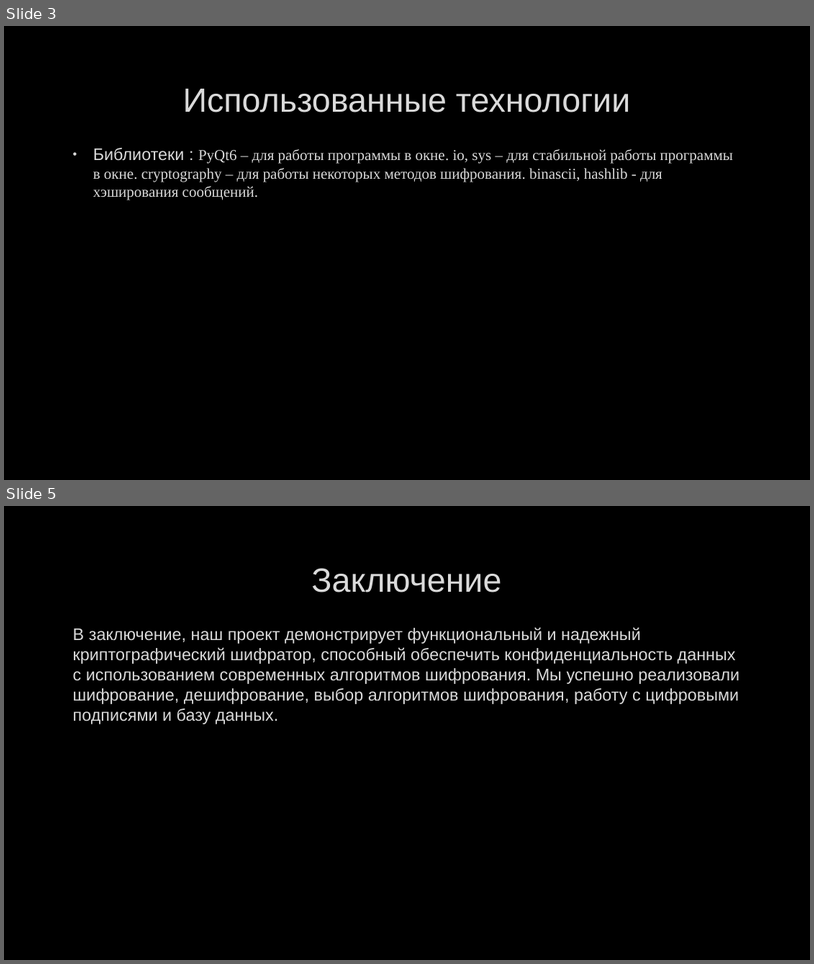
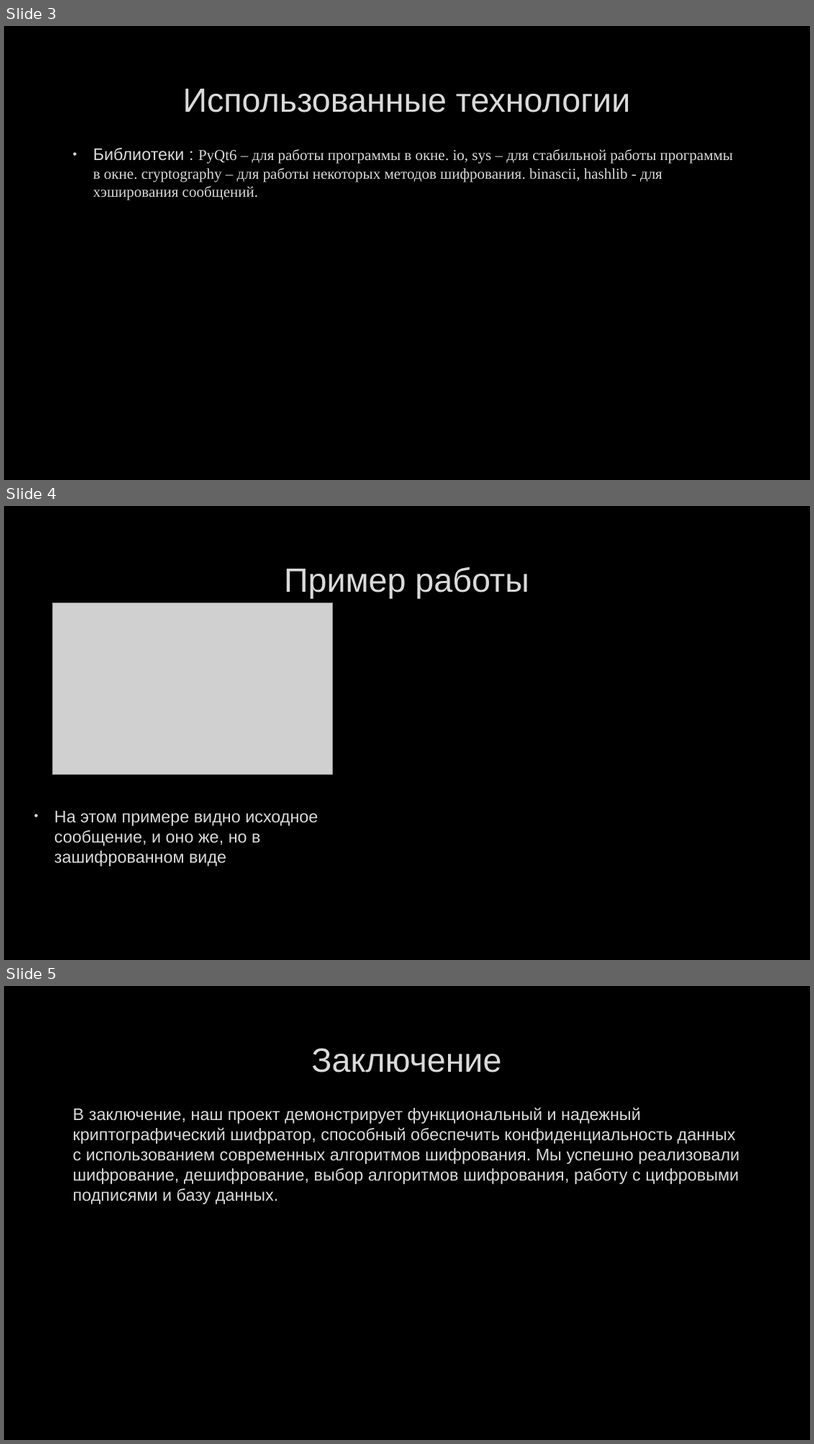
Before and after one commit to PetrStroganov/cryptography, a slide deck: Презентация.pptx. Shown one above the other, each under a label of ours: slides 3 and 5 before the commit, slides 3, 4 and 5 after it; the slides between them are not shown. The pictures are 814x964 and 814x1444 pixels, drawn with LibreOffice and Linux fonts; fonts in the diff are those of the drawing; grey boxes stand for pictures; background and template pictures are left out. Boxes give left, top, right and bottom in pixels: in the first picture for what was removed or moved away, otherwise in the second. Text is boxed around its words. In the diff, an @@ line names an element or a change of style, - is before the commit and + after.

```diff
--- a/Презентация.pptx
+++ b/Презентация.pptx
@@ slide 4 added at (4,506,810,960), background picture (left out) @@
@@ title added at (284,567,529,598), 40 pt, text #DADADA @@
+Пример работы
@@ picture added at (52,602,332,774) @@
@@ text added at (54,811,318,866), 20 pt, text #DADADA @@
+• На этом примере видно исходное сообщение, и оно же, но в зашифрованном виде
```
Also in this commit, not shown: 1 slide changed, 1 slide removed, 2 other files.
